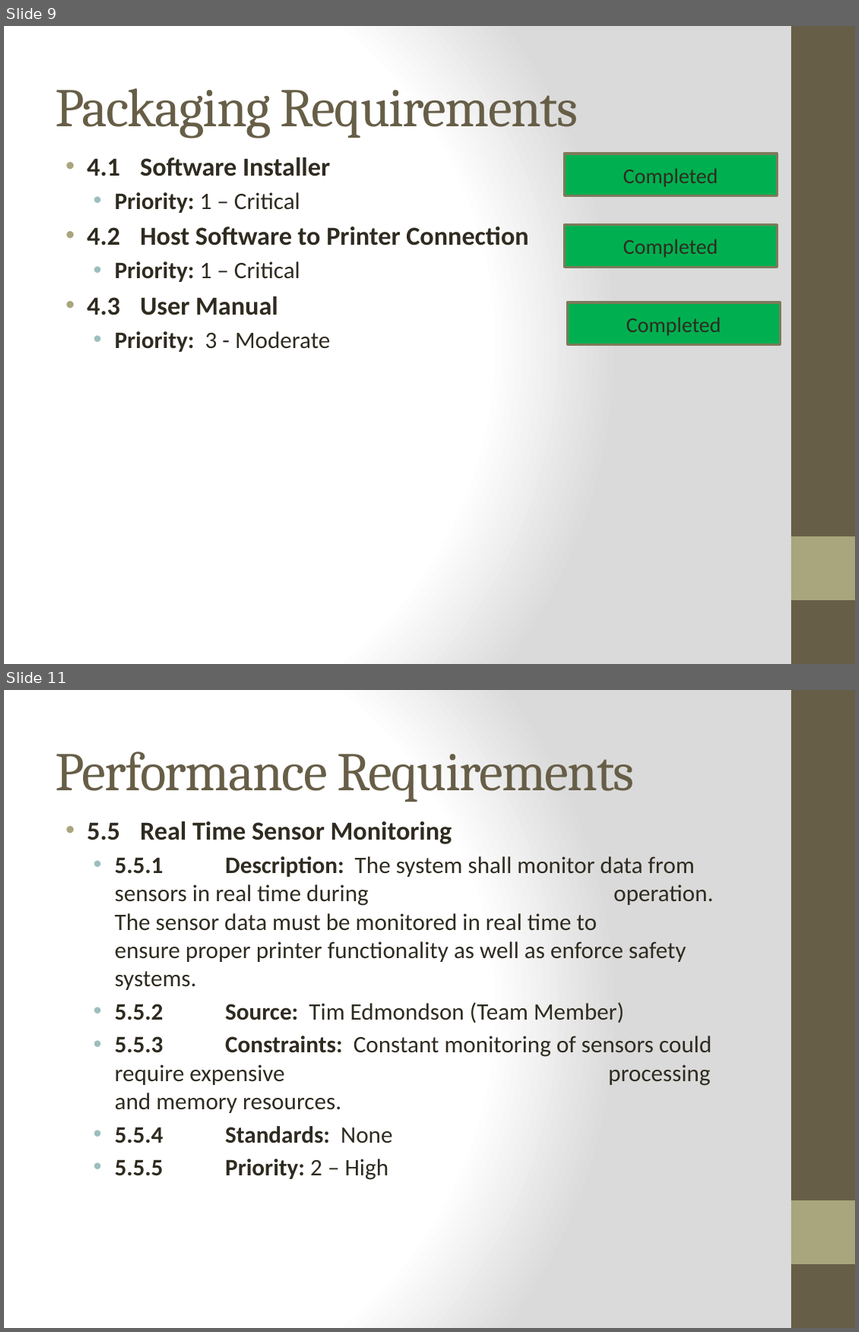
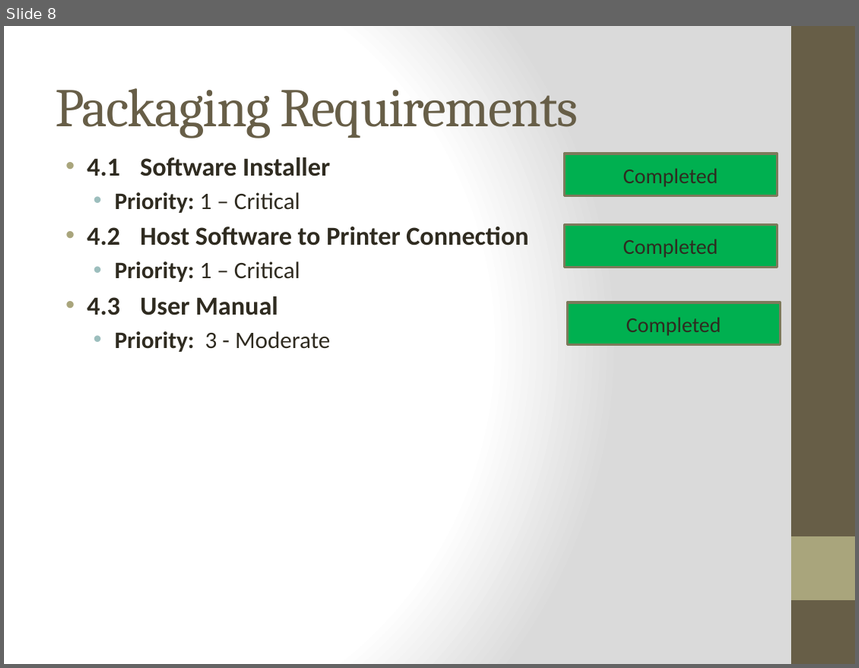
Before and after one commit to qpHalcy0n/SRDesign, a slide deck: Final Presentation/Ink3d Final Presentation.pptx. Shown one above the other, each under a label of ours: slides 9 and 11 before the commit, slide 8 after it; the slides between them are not shown. The pictures are 859x1332 and 859x668 pixels, drawn with LibreOffice and Linux fonts; fonts in the diff are those of the drawing. Boxes give left, top, right and bottom in pixels: in the first picture for what was removed or moved away, otherwise in the second. Text is boxed around its words. In the diff, an @@ line names an element or a change of style, - is before the commit and + after.

```diff
--- a/Final Presentation/Ink3d Final Presentation.pptx
+++ b/Final Presentation/Ink3d Final Presentation.pptx
@@ slide 11 removed at [4, 690, 855, 1328], background gradient #FFFFFF to #DADADA; not listed: 2 template elements that a slide beside it also shows @@
@@ title removed at [55, 752, 634, 802] @@
-Performance Requirements
@@ text removed at [87, 821, 713, 1180] @@
-• 5.5 Real Time Sensor Monitoring
-  • 5.5.1 Description: The system shall monitor data from sensors in real time during operation. The sensor data must be monitored in real time to ensure proper printer functionality as well as enforce safety systems.
-  • 5.5.2 Source: Tim Edmondson (Team Member)
-  • 5.5.3 Constraints: Constant monitoring of sensors could require expensive processing and memory resources.
-  • 5.5.4 Standards: None
-  • 5.5.5 Priority: 2 – High
@@ what was slide 9 is now slide 8 @@
```
Also in this commit, not shown: 4 slides changed, 1 slide added, 6 other slides removed, 1 other file.
